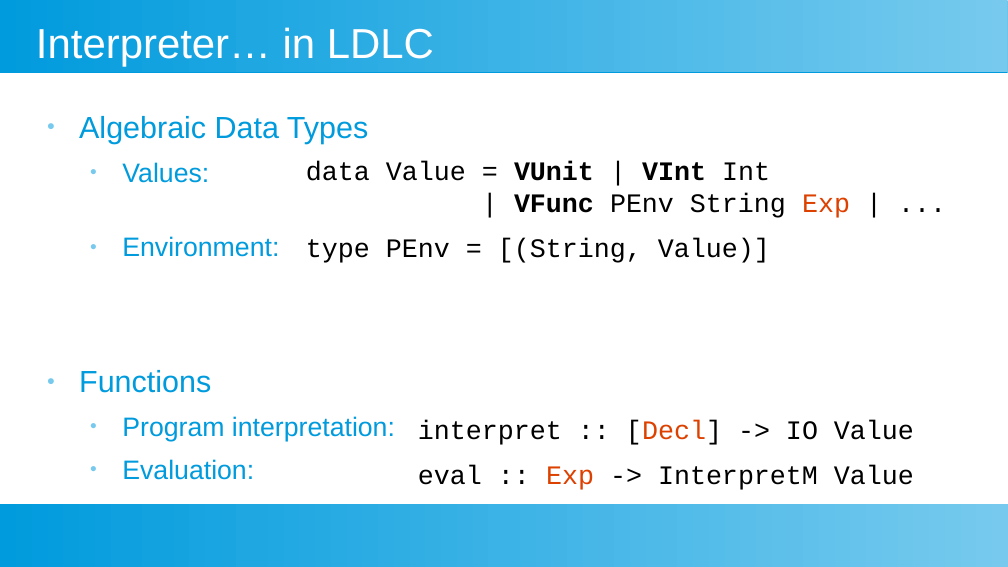
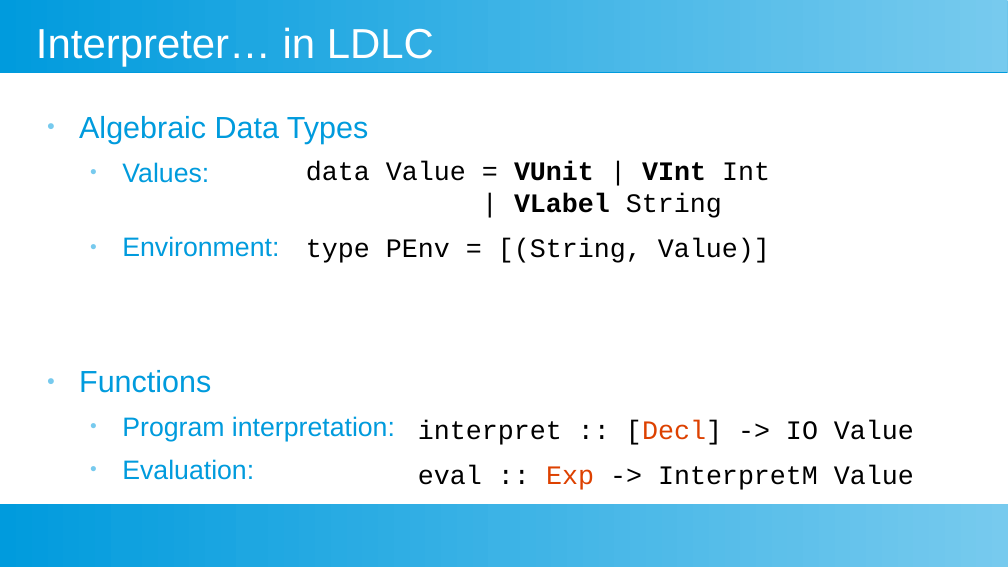
Before and after one commit to leyhline/mastersthesis, a slide deck: slide 16 of presentation.odp. Drawn at 1008x567 pixels with LibreOffice and Linux fonts; fonts in the diff are those of the drawing. Boxes give left, top, right and bottom in pixels: in the first picture for what was removed or moved away, otherwise in the second. Text is boxed around its words. In the diff, an @@ line names an element or a change of style, - is before the commit and + after.

```diff
--- a/presentation.odp
+++ b/presentation.odp
@@ text at <box>306,161,770,218</box>: text changed @@
-data Value = VUnit | VInt Int
-| VFunc PEnv String Exp | ...
+data Value = VUnit | VInt Int
+| VLabel String
```
Also in this commit, not shown: 3 other slides changed, 3 slides added.
